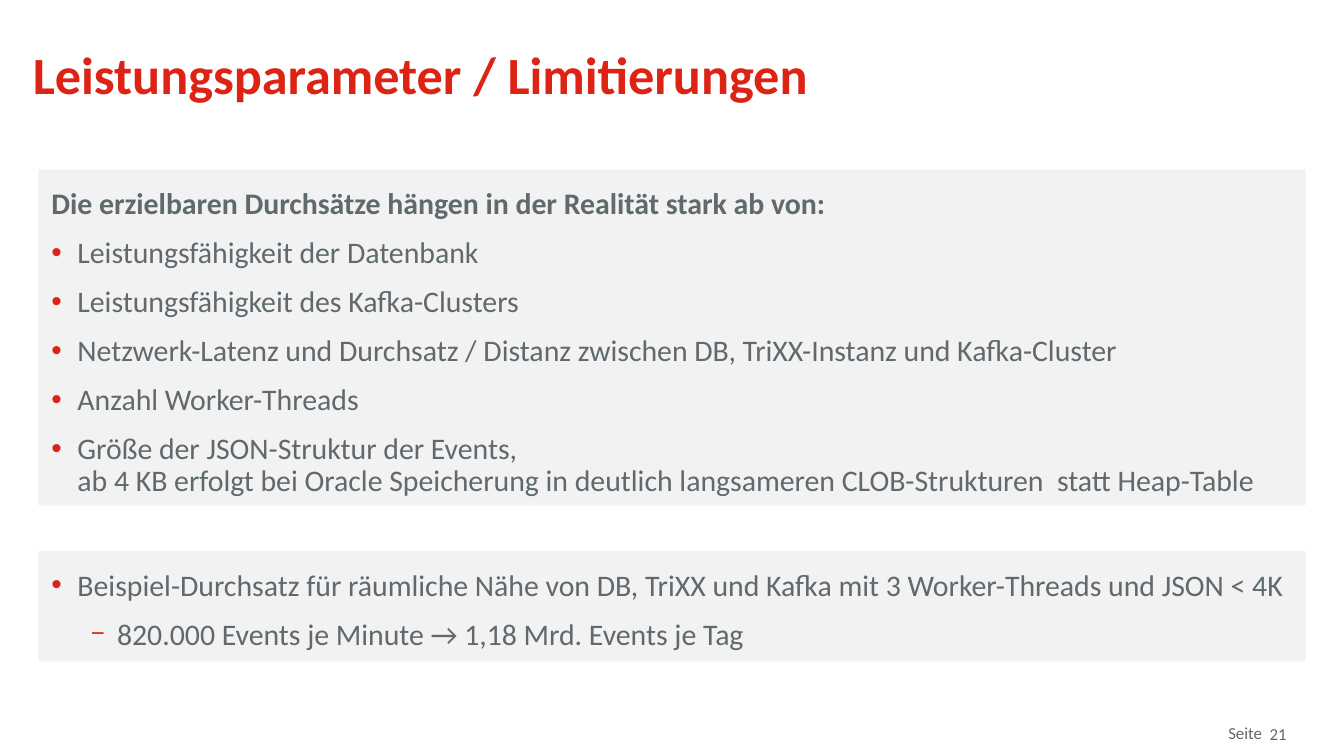
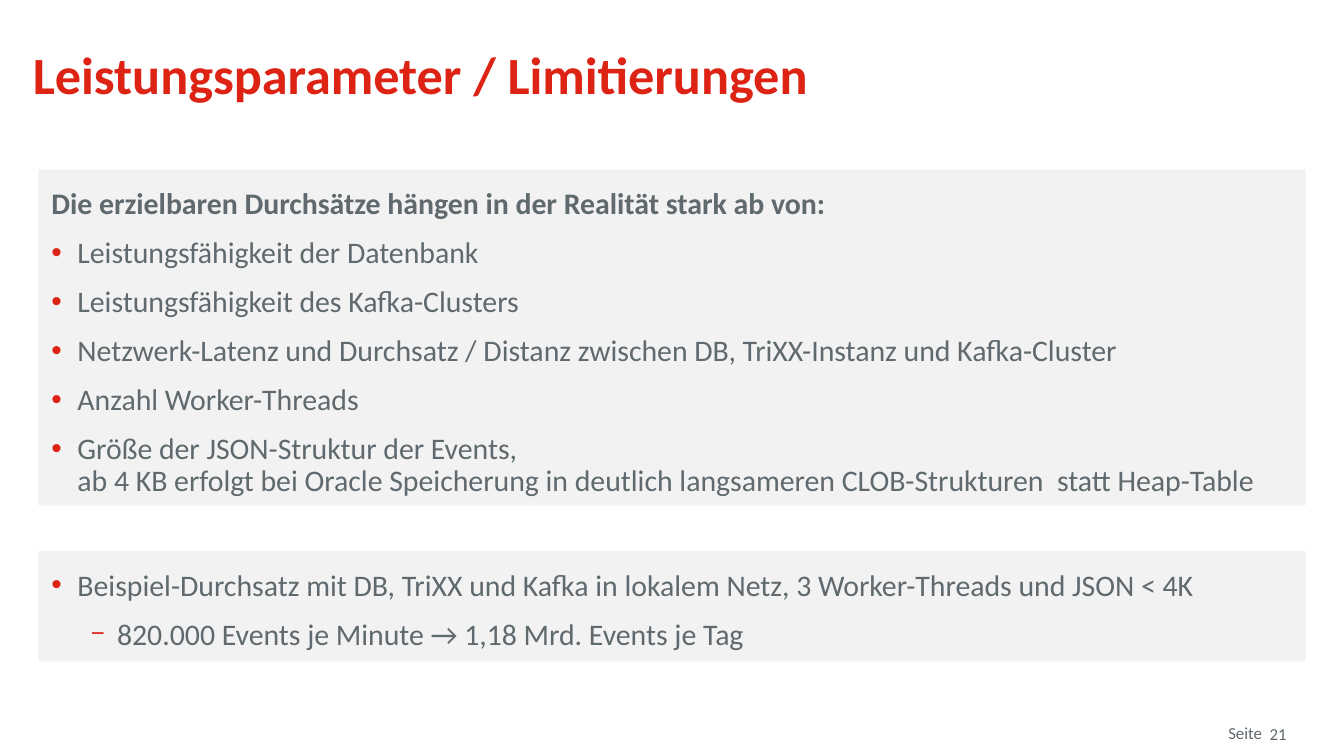
Before and after one commit to osp-ottogroup/movex-cdc, a slide deck: slide 21 of doc/2021-12_TriXX_ITTage.pptx. Drawn at 1344x756 pixels with LibreOffice and Linux fonts; fonts in the diff are those of the drawing; background and template pictures are left out. Boxes give left, top, right and bottom in pixels: in the first picture for what was removed or moved away, otherwise in the second. Text is boxed around its words. In the diff, an @@ line names an element or a change of style, - is before the commit and + after.

```diff
--- a/doc/2021-12_TriXX_ITTage.pptx
+++ b/doc/2021-12_TriXX_ITTage.pptx
@@ text in rectangle at bbox=[77, 575, 1194, 601]: text changed @@
-• Beispiel-Durchsatz für räumliche Nähe von DB, TriXX und Kafka mit 3 Worker-Threads und JSON < 4K
+• Beispiel-Durchsatz mit DB, TriXX und Kafka in lokalem Netz, 3 Worker-Threads und JSON < 4K
```
Also in this commit, not shown: 3 other slides changed, 1 slide added, 1 other file.
